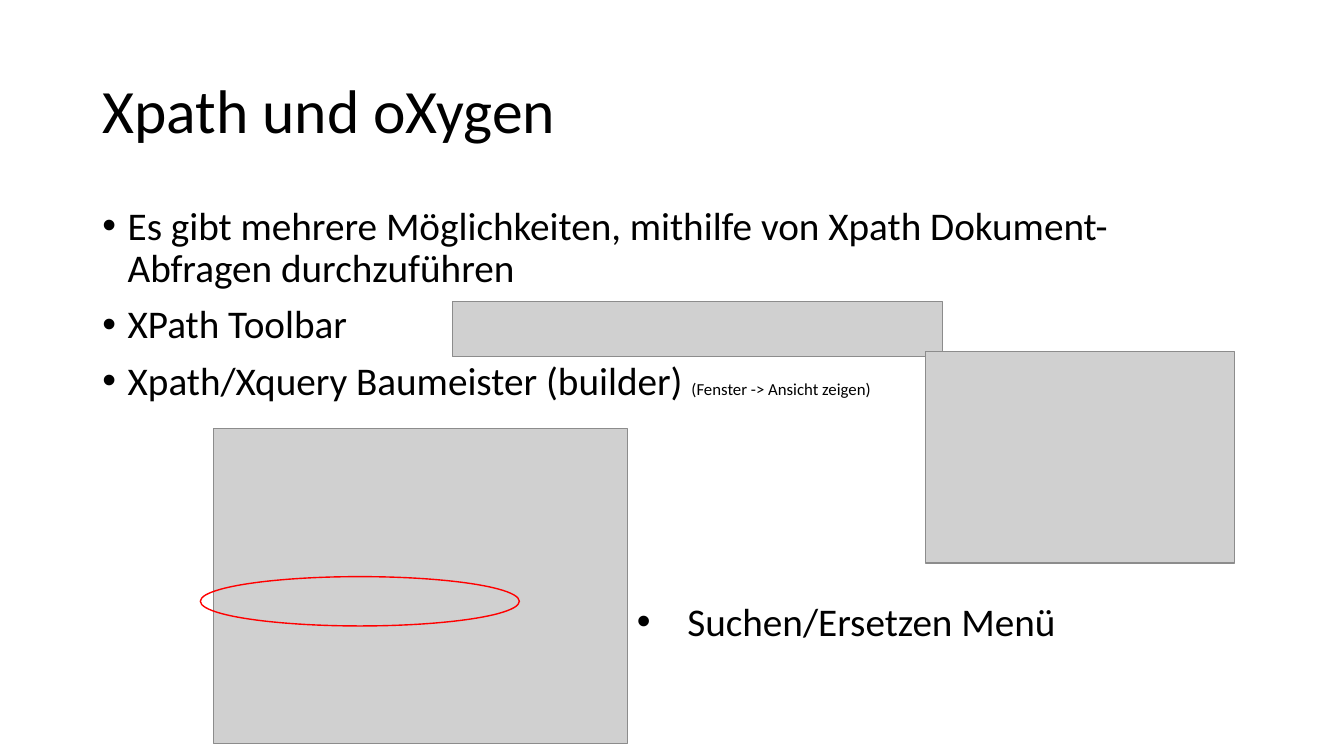
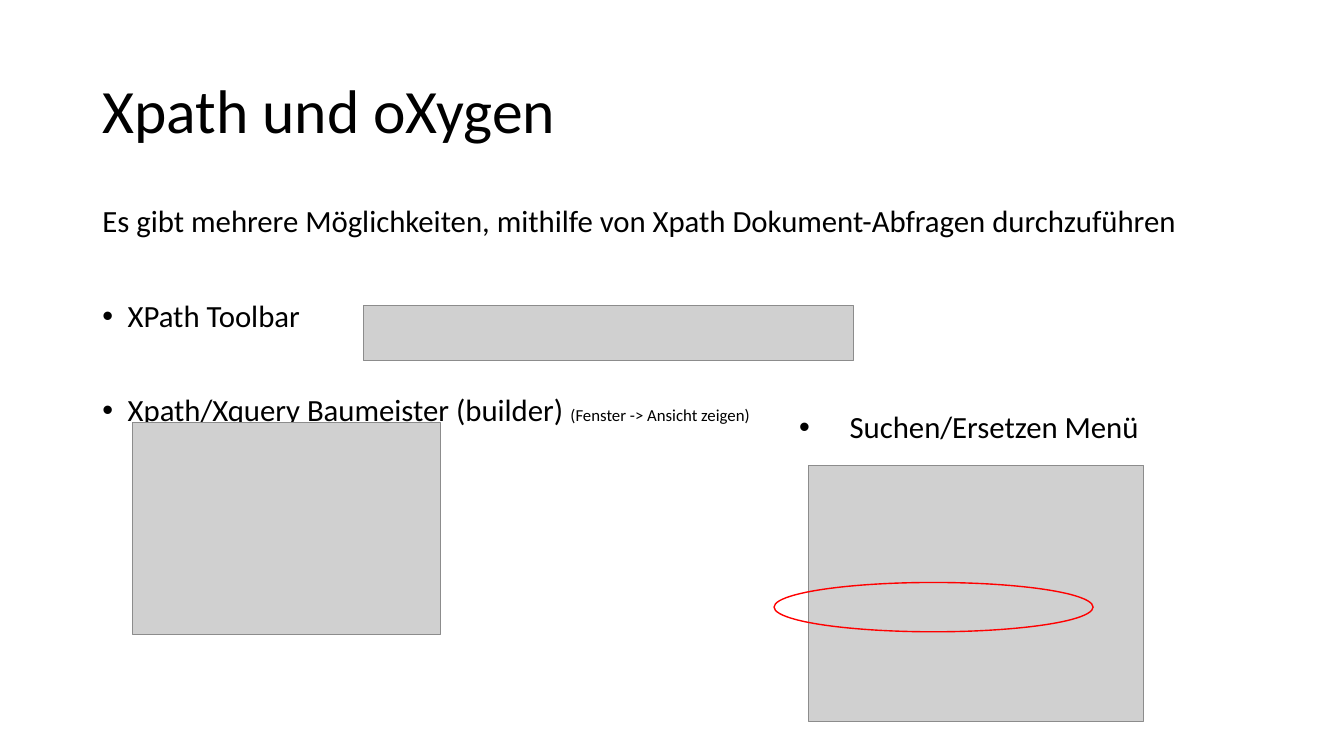
Before and after one commit to Lena-Luise/Lehre, a slide deck: slide 30 of SchulungenKGParl/Folien/XPath.pptx (slide 21 before the commit). Drawn at 1344x756 pixels with LibreOffice and Linux fonts; fonts in the diff are those of the drawing; grey boxes stand for pictures. Boxes give left, top, right and bottom in pixels: in the first picture for what was removed or moved away, otherwise in the second. Text is boxed around its words. In the diff, an @@ line names an element or a change of style, - is before the commit and + after.

```diff
--- a/SchulungenKGParl/Folien/XPath.pptx
+++ b/SchulungenKGParl/Folien/XPath.pptx
@@ text "Es gibt mehrere Möglichkeiten, mithilfe ..." at (x1=102, y1=210, x2=1175, y2=430): size 28 to 22 pt in "Es gibt mehrere Möglichkeiten, mithilfe von Xpath ...", "XPath Toolbar", "Xpath/Xquery Baumeister (builder)"; bullet • to none @@
@@ picture moved from (x1=453, y1=301, x2=944, y2=357) to (x1=363, y1=306, x2=854, y2=361) @@
@@ text "Suchen/Ersetzen Menü" moved from (x1=687, y1=608, x2=1055, y2=638) to (x1=850, y1=416, x2=1139, y2=440) @@
@@ text "Suchen/Ersetzen Menü" at (x1=850, y1=416, x2=1139, y2=440): size 28 to 22 pt @@
@@ picture moved from (x1=926, y1=352, x2=1234, y2=564) to (x1=133, y1=422, x2=442, y2=634) @@
@@ picture resized from (x1=214, y1=429, x2=627, y2=744) to (x1=809, y1=466, x2=1144, y2=722) @@
@@ ellipse moved from (x1=201, y1=577, x2=519, y2=626) to (x1=774, y1=583, x2=1093, y2=632) @@
```
Also in this commit, not shown: 14 other slides changed, 10 slides added, 1 slide removed, 1 other file.
